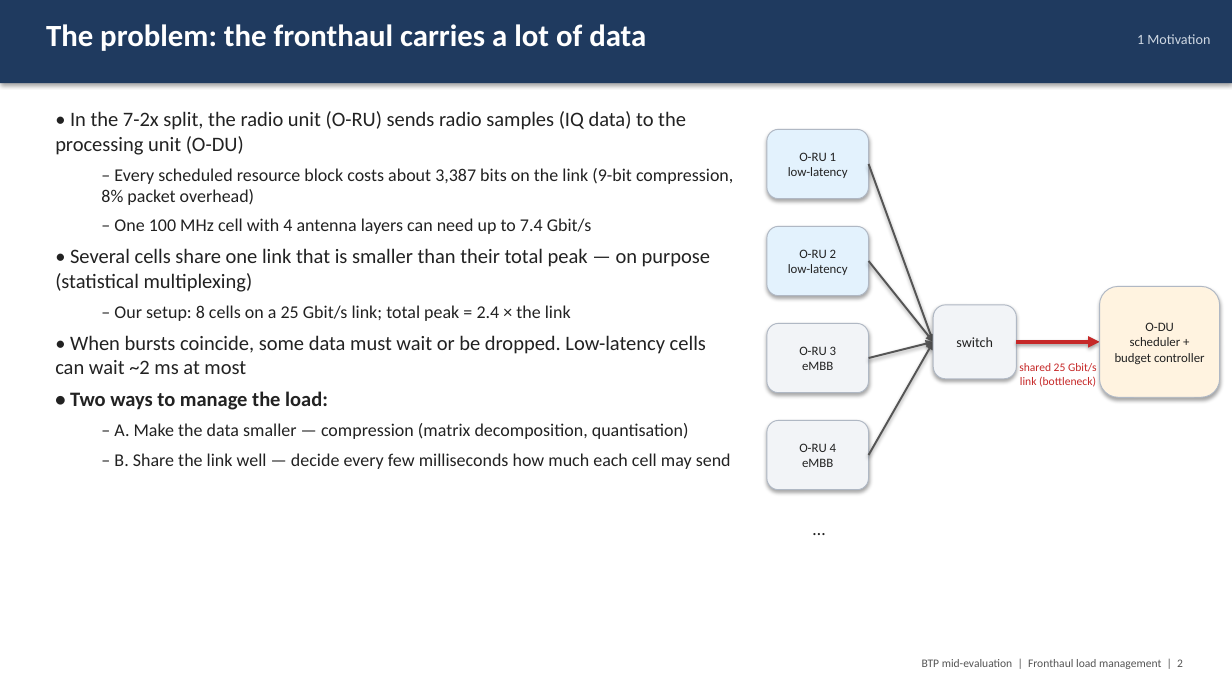
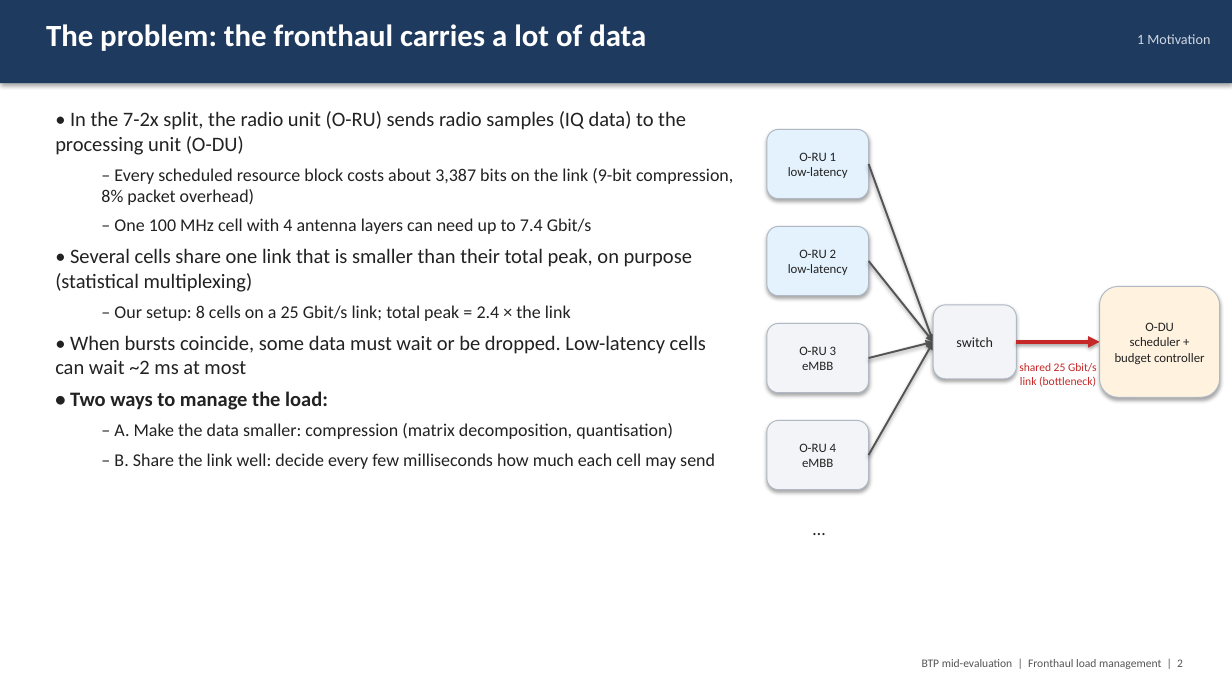
Before and after one commit to Harshvardhan-To1/BTP, a slide deck: slide 2 of docs/fhlm/BTP_midterm_fronthaul_load_management.pptx. Drawn at 1232x693 pixels with LibreOffice and Linux fonts; fonts in the diff are those of the drawing. Boxes give left, top, right and bottom in pixels: in the first picture for what was removed or moved away, otherwise in the second. Text is boxed around its words. In the diff, an @@ line names an element or a change of style, - is before the commit and + after.

```diff
--- a/docs/fhlm/BTP_midterm_fronthaul_load_management.pptx
+++ b/docs/fhlm/BTP_midterm_fronthaul_load_management.pptx
@@ text at <box>55,248,692,292</box>: text changed @@
-• Several cells share one link that is smaller than their total peak — on purpose (statistical multiplexing)
+• Several cells share one link that is smaller than their total peak, on purpose (statistical multiplexing)
@@ text at <box>114,423,715,469</box>: text changed @@
-  – A. Make the data smaller — compression (matrix decomposition, quantisation)
-  – B. Share the link well — decide every few milliseconds how much each cell may send
+  – A. Make the data smaller: compression (matrix decomposition, quantisation)
+  – B. Share the link well: decide every few milliseconds how much each cell may send
```
Also in this commit, not shown: 19 other slides changed, 22 other files.
